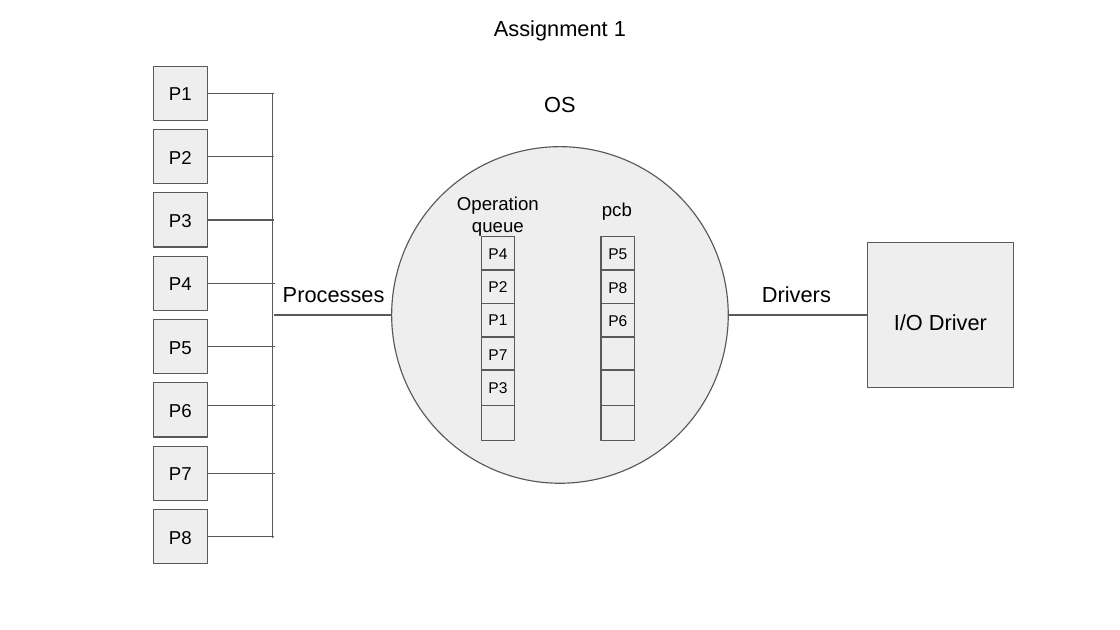
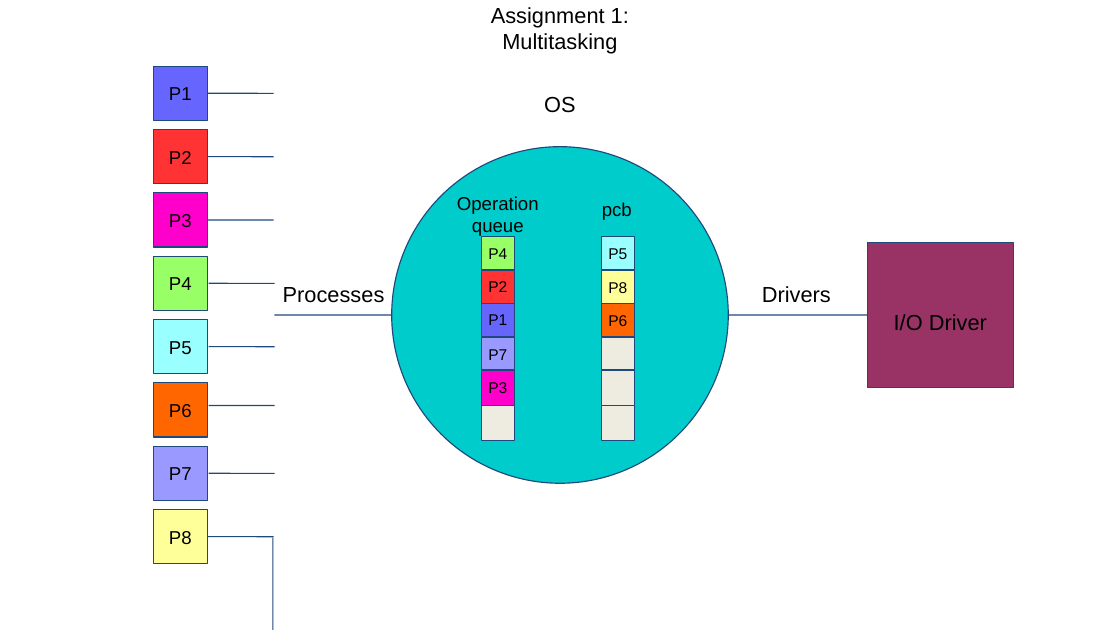
Before and after one commit to tomasre/cs-415-os-dev, a slide deck: slide 1 of CS415_OS_Presentation.pptx. Drawn at 1120x630 pixels with LibreOffice and Linux fonts; fonts in the diff are those of the drawing. Boxes give left, top, right and bottom in pixels: in the first picture for what was removed or moved away, otherwise in the second. Text is boxed around its words. In the diff, an @@ line names an element or a change of style, - is before the commit and + after.

```diff
--- a/CS415_OS_Presentation.pptx
+++ b/CS415_OS_Presentation.pptx
@@ text at bbox=[491, 7, 629, 53]: text changed @@
-Assignment 1
+Assignment 1: Multitasking
@@ rectangle at bbox=[153, 66, 207, 120]: fill #EEEEEE to #6666FF; outline #595959 0.75 pt to #1F497D 0.74 pt @@
@@ line (207, 93) - (273, 93): stroke #595959 0.75 pt to #1F497D 0.74 pt @@
@@ line removed from (273, 538) to (273, 94) @@
@@ rectangle at bbox=[153, 130, 207, 184]: fill #EEEEEE to #FF3333; outline #595959 0.75 pt to #1F497D 0.74 pt @@
@@ ellipse at bbox=[392, 147, 729, 484]: fill #EEEEEE to #00CCCC; outline #595959 0.75 pt to #1F497D 0.74 pt @@
@@ line (207, 157) - (273, 157): stroke #595959 0.75 pt to #1F497D 0.74 pt @@
@@ rectangle at bbox=[153, 193, 207, 246]: fill #EEEEEE to #FF00CC; outline #595959 0.75 pt to #1F497D 0.74 pt @@
@@ line (207, 220) - (273, 220): stroke #595959 0.75 pt to #1F497D 0.74 pt @@
@@ rectangle at bbox=[482, 236, 515, 270]: fill #EEEEEE to #99FF66; outline #595959 0.75 pt to #1F497D 0.74 pt @@
@@ rectangle at bbox=[601, 236, 635, 270]: fill #EEEEEE to #99FFFF; outline #595959 0.75 pt to #1F497D 0.74 pt @@
@@ rectangle at bbox=[153, 256, 207, 310]: fill #EEEEEE to #99FF66; outline #595959 0.75 pt to #1F497D 0.74 pt @@
@@ rectangle at bbox=[868, 243, 1014, 388]: fill #EEEEEE to #993366; outline #595959 0.75 pt to #1F497D 0.74 pt @@
@@ line (208, 283) - (274, 283): stroke #595959 0.75 pt to #1F497D 0.74 pt @@
@@ rectangle at bbox=[482, 270, 515, 304]: fill #EEEEEE to #FF3333; outline #595959 0.75 pt to #1F497D 0.74 pt @@
@@ rectangle at bbox=[601, 270, 635, 304]: fill #EEEEEE to #FFFF99; outline #595959 0.75 pt to #1F497D 0.74 pt @@
@@ rectangle at bbox=[153, 319, 207, 373]: fill #EEEEEE to #99FFFF; outline #595959 0.75 pt to #1F497D 0.74 pt @@
@@ line (274, 315) - (392, 315): stroke #595959 0.75 pt to #1F497D 0.74 pt @@
@@ rectangle at bbox=[482, 304, 515, 337]: fill #EEEEEE to #6666FF; outline #595959 0.75 pt to #1F497D 0.74 pt @@
@@ rectangle at bbox=[601, 304, 635, 337]: fill #EEEEEE to #FF6600; outline #595959 0.75 pt to #1F497D 0.74 pt @@
@@ line (728, 315) - (868, 315): stroke #595959 0.75 pt to #1F497D 0.74 pt @@
@@ line (208, 347) - (274, 347): stroke #595959 0.75 pt to #1F497D 0.74 pt @@
@@ rectangle at bbox=[482, 337, 515, 371]: fill #EEEEEE to #9999FF; outline #595959 0.75 pt to #1F497D 0.74 pt @@
@@ rectangle at bbox=[153, 383, 207, 437]: fill #EEEEEE to #FF6600; outline #595959 0.75 pt to #1F497D 0.74 pt @@
@@ rectangle at bbox=[482, 370, 515, 405]: fill #EEEEEE to #FF00CC; outline #595959 0.75 pt to #1F497D 0.74 pt @@
@@ line (208, 405) - (274, 405): stroke #595959 0.75 pt to #1F497D 0.74 pt @@
@@ fill #EEEEEE to #EEECE1; outline #595959 0.75 pt to #1F497D 0.74 pt in 4 elements at bbox=[482, 405, 515, 441], bbox=[601, 337, 635, 371], bbox=[601, 370, 635, 405], bbox=[601, 405, 635, 441] @@
@@ rectangle at bbox=[153, 446, 207, 500]: fill #EEEEEE to #9999FF; outline #595959 0.75 pt to #1F497D 0.74 pt @@
@@ line (208, 474) - (274, 474): stroke #595959 0.75 pt to #1F497D 0.74 pt @@
@@ rectangle at bbox=[153, 510, 207, 563]: fill #EEEEEE to #FFFF99; outline #595959 0.75 pt to #1F497D 0.74 pt @@
@@ line (207, 536) - (273, 536): stroke #595959 0.75 pt to #1F497D 0.74 pt @@
@@ line added from (273, 630) to (273, 538), #1F497D 0.74 pt @@
```
Also in this commit, not shown: 4 other slides changed, 4 slides added, 1 slide removed, 1 other file.
